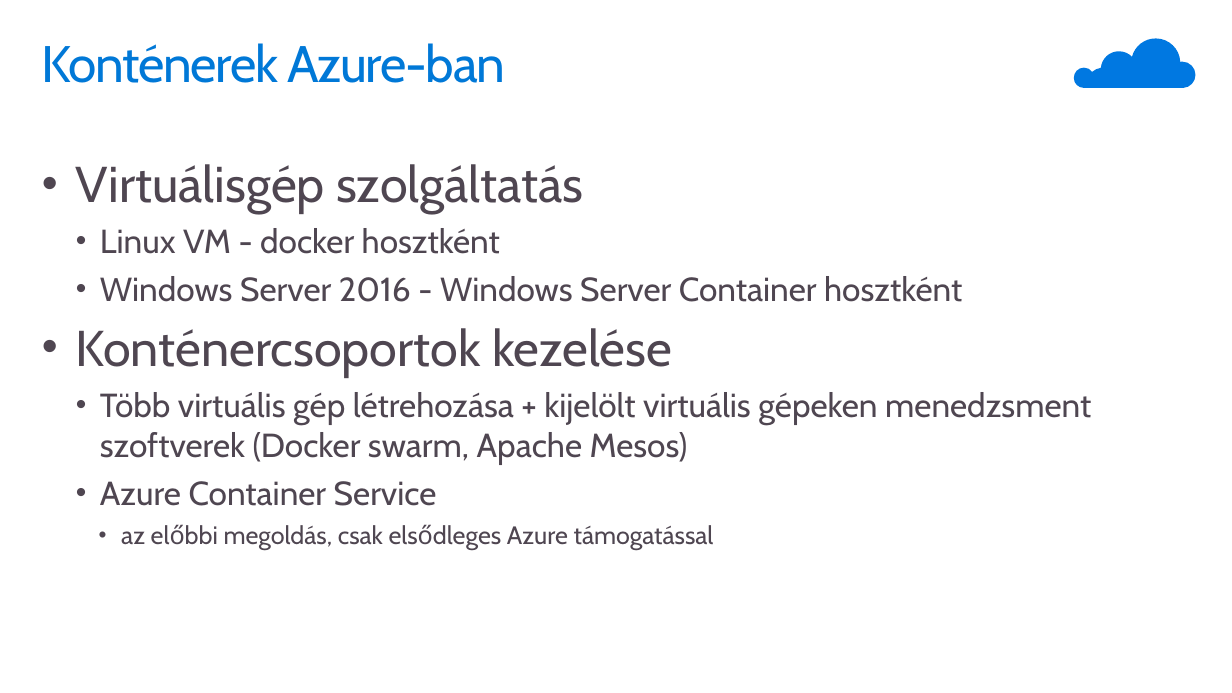
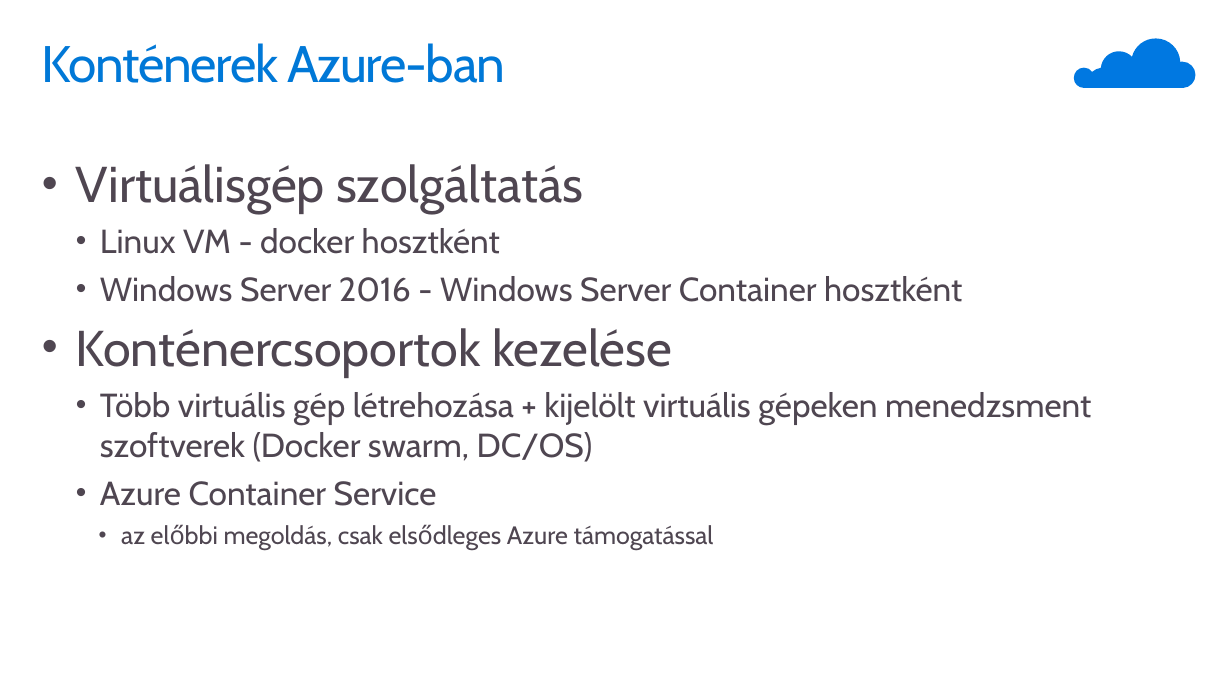
Before and after one commit to ITForumHungary/ITForum2016-DevOps, a slide deck: slide 1 of Session3-OS_to_cloud_platform-Basics_of_Apache_Mesos_based_DCOS/Cloud_OS_with_single_click-Introduction_to_Azure_Container_Service.pptx. Drawn at 1232x693 pixels with LibreOffice and Linux fonts; fonts in the diff are those of the drawing. Boxes give left, top, right and bottom in pixels: in the first picture for what was removed or moved away, otherwise in the second. Text is boxed around its words. In the diff, an @@ line names an element or a change of style, - is before the commit and + after.

```diff
--- a/Session3-OS_to_cloud_platform-Basics_of_Apache_Mesos_based_DCOS/Cloud_OS_with_single_click-Introduction_to_Azure_Container_Service.pptx
+++ b/Session3-OS_to_cloud_platform-Basics_of_Apache_Mesos_based_DCOS/Cloud_OS_with_single_click-Introduction_to_Azure_Container_Service.pptx
@@ text at box(100, 392, 1091, 462): text changed @@
-  • Több virtuális gép létrehozása + kijelölt virtuális gépeken menedzsment szoftverek (Docker swarm, Apache Mesos)
+  • Több virtuális gép létrehozása + kijelölt virtuális gépeken menedzsment szoftverek (Docker swarm, DC/OS)
```
Also in this commit, not shown: 1 slide added, 1 slide removed, 3 other files.
